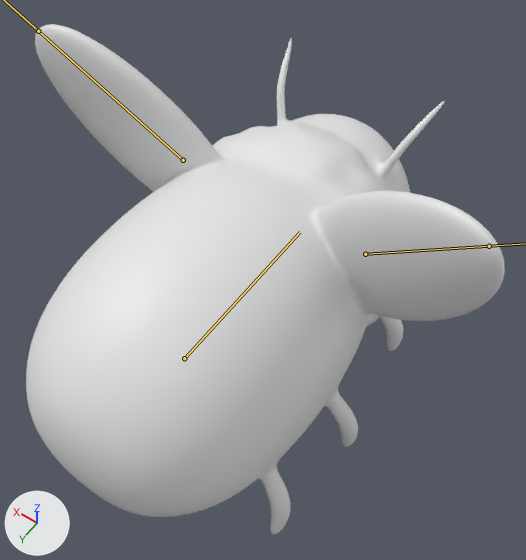
What one commit did to the FBX model GGJ/Assets/3D OBJECTS/Skeletal/Animation/Bee/Skm_Bee.fbx.
Both versions are drawn from a camera (50 mm lens) standing at (-0.143, 0.172, 0.379) and looking at (-0.011, -0.012, 0.09). The lights are fixed; the arrows at lower left show +X, +Y and +Z. The bones that bend it are drawn over the model as lines.

Names of what the first picture shows: 'PM3D_Sphere3D_3'.
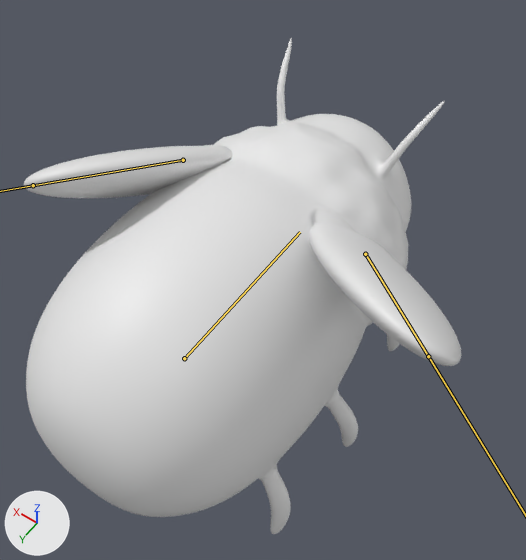
The newer file adds an action. The first version stands in its rest pose; the second is drawn at frame 5 of the action 'Armature|Armature|Armature|ArmatureAction.001'.

The change, as a diff of the scene's bpy script:
```diff
--- a/GGJ/Assets/3D OBJECTS/Skeletal/Animation/Bee/Skm_Bee.fbx.py
+++ b/GGJ/Assets/3D OBJECTS/Skeletal/Animation/Bee/Skm_Bee.fbx.py
@@ bone_wing_l @@
 bone_wing_l = bpy.data.objects['Armature'].pose.bones['Wing_L']  # child of 'Body'
-bone_wing_l.rotation_quaternion = (1.0, 0.0, 0.0, 0.0)  # degrees (0, 0, 0)
+bone_wing_l.rotation_quaternion = (0.908, -0.404, 0.016, 0.108)  # degrees (-47, 7, 11)
@@ bone_wing_r @@
 bone_wing_r = bpy.data.objects['Armature'].pose.bones['Wing_R']  # child of 'Body'
-bone_wing_r.rotation_quaternion = (1.0, 0.0, 0.0, 0.0)  # degrees (0, 0, 0)
+bone_wing_r.rotation_quaternion = (0.954, -0.233, 0.182, 0.049)  # degrees (-27, 22, 1)
```

Where the change shows, as pixel boxes (x1, y1, x2, y2) in the pictures (526 x 560 px):
'PM3D_Sphere3D_3', posed (9% narrower)
    before: (26, 24, 505, 534)
    after: (24, 38, 461, 534)
bone 'Wing_L', root to tip
    before: (183, 160) to (38, 31)
    after: (183, 160) to (33, 185)
bone 'Wing_R', root to tip
    before: (365, 254) to (489, 246)
    after: (365, 254) to (428, 356)
